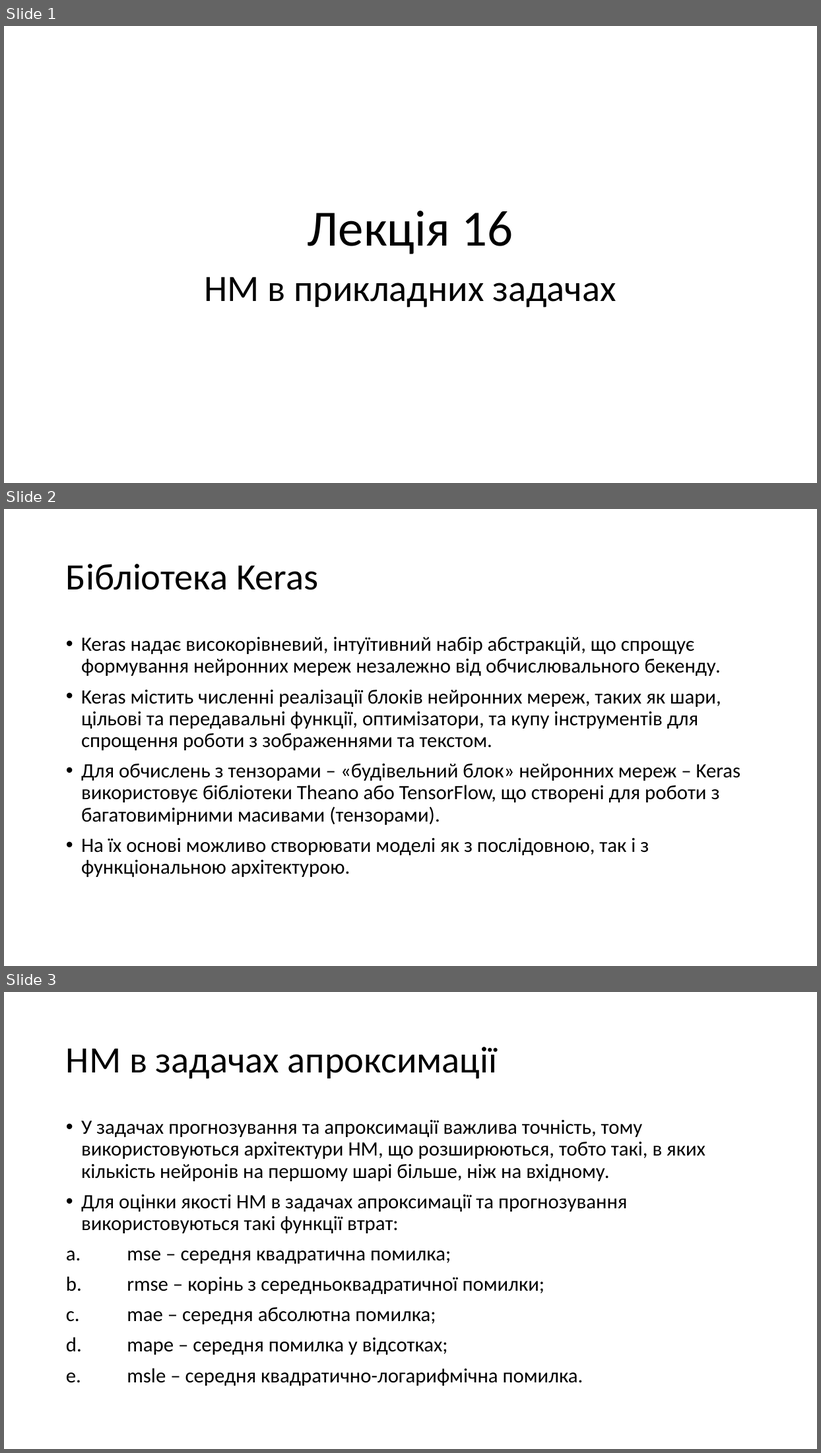
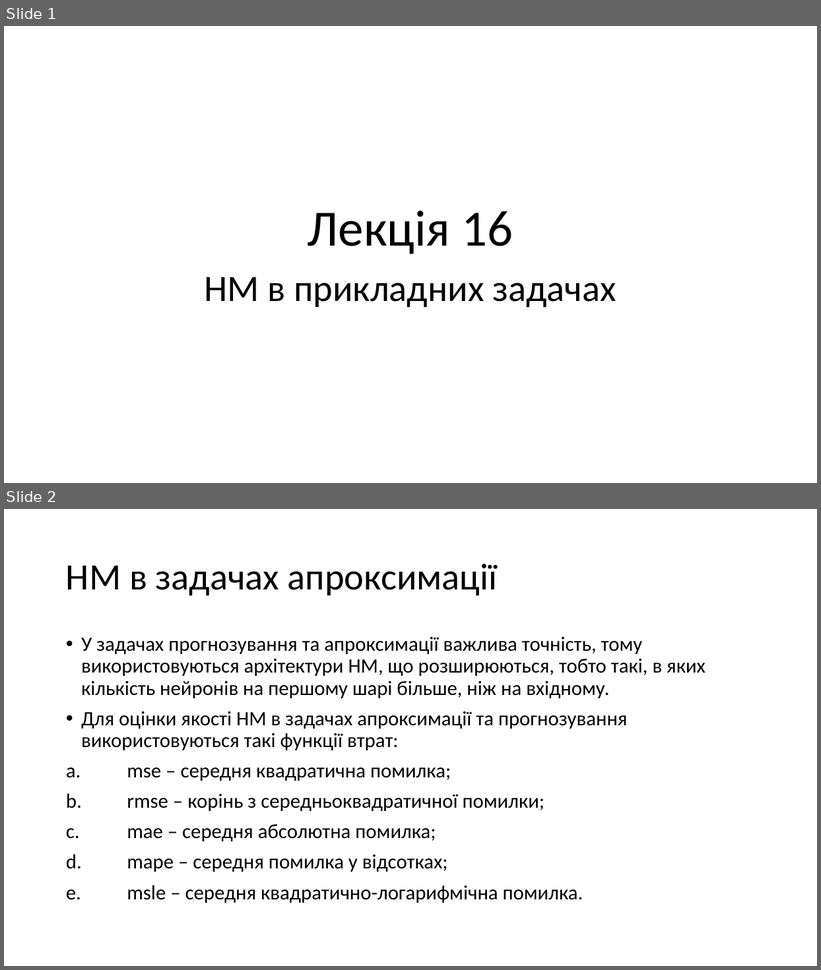
Before and after one commit to katerynakononova/ML, a slide deck: Lec/Lection 16.pptx. Shown one above the other, each under a label of ours: slides 1, 2 and 3 before the commit, slides 1 and 2 after it. The pictures are 821x1453 and 821x970 pixels, drawn with LibreOffice and Linux fonts; fonts in the diff are those of the drawing. Boxes give left, top, right and bottom in pixels: in the first picture for what was removed or moved away, otherwise in the second. Text is boxed around its words. In the diff, an @@ line names an element or a change of style, - is before the commit and + after.

```diff
--- a/Lec/Lection 16.pptx
+++ b/Lec/Lection 16.pptx
@@ slide 2 removed at bbox=[4, 509, 817, 966], background #FFFFFF @@
@@ title removed at bbox=[66, 564, 318, 590] @@
-Бібліотека Keras
@@ text removed at bbox=[81, 637, 741, 877] @@
-• Keras надає високорівневий, інтуїтивний набір абстракцій, що спрощує формування нейронних мереж незалежно від обчислювального бекенду.
-• Keras містить численні реалізації блоків нейронних мереж, таких як шари, цільові та передавальні функції, оптимізатори, та купу інструментів для спрощення роботи з зображеннями та текстом.
-• Для обчислень з тензорами – «будівельний блок» нейронних мереж – Keras використовує бібліотеки Theano або TensorFlow, що створені для роботи з багатовимірними масивами (тензорами).
-• На їх основі можливо створювати моделі як з послідовною, так і з функціональною архітектурою.
@@ what was slide 3 is now slide 2 @@
```
Also in this commit, not shown: 11 other files.
